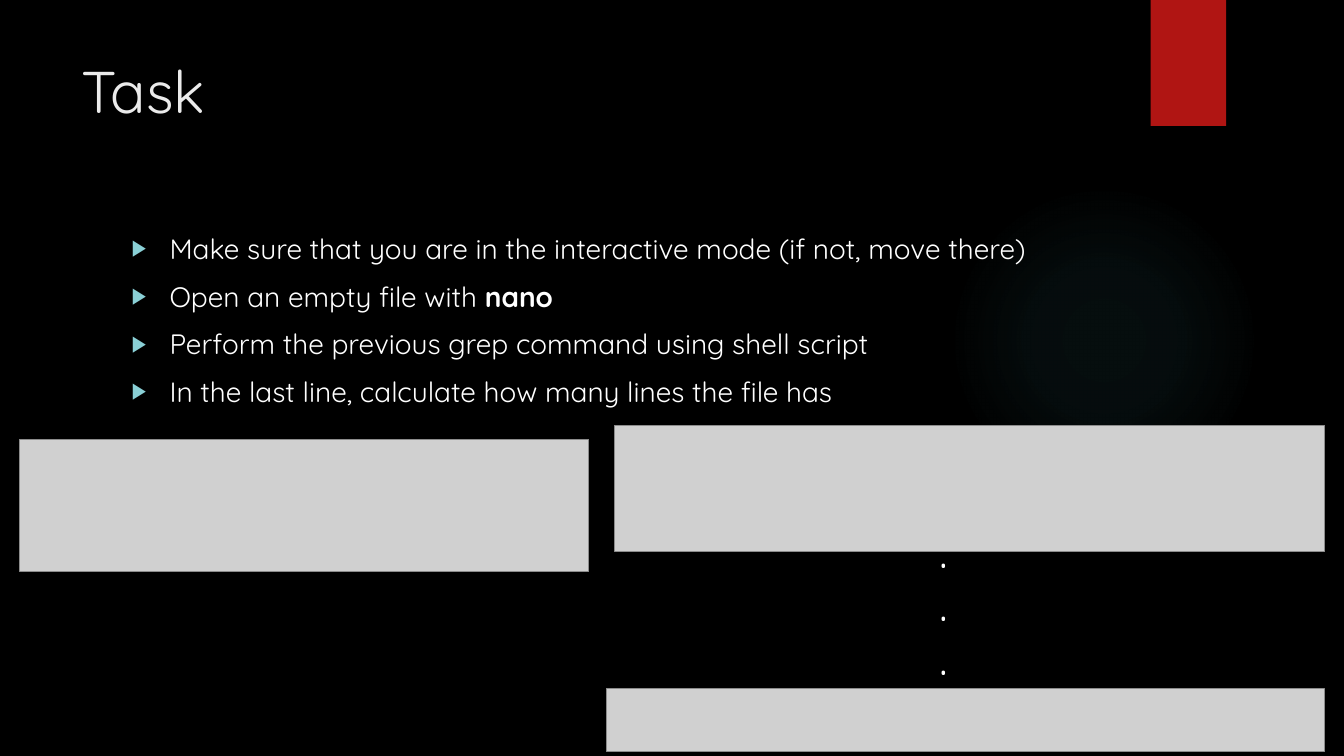
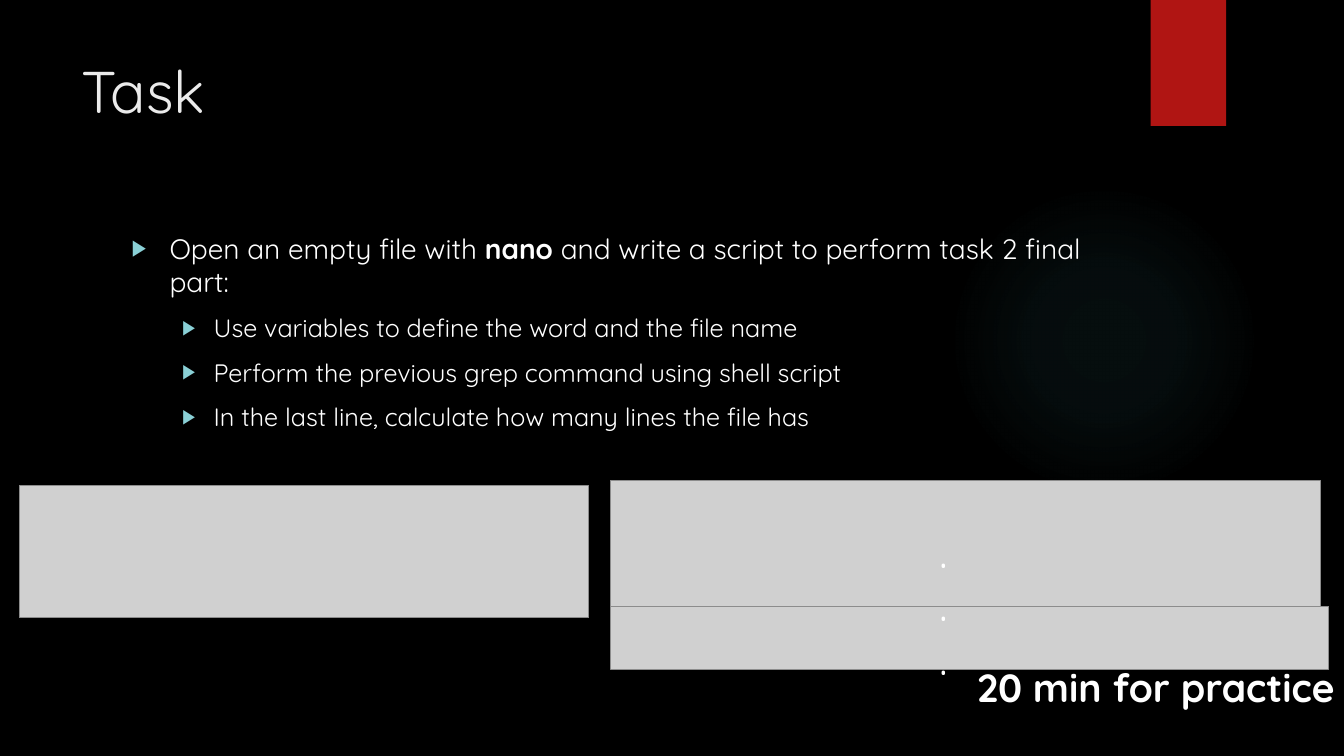
Before and after one commit to sysmedicine/KCLModule2_2021, a slide deck: slide 16 of Slides/IntroToLinux_Day2.pptx (slide 24 before the commit). Drawn at 1344x756 pixels with LibreOffice and Linux fonts; fonts in the diff are those of the drawing; grey boxes stand for pictures; background and template pictures are left out. Boxes give left, top, right and bottom in pixels: in the first picture for what was removed or moved away, otherwise in the second. Text is boxed around its words. In the diff, an @@ line names an element or a change of style, - is before the commit and + after.

```diff
--- a/Slides/IntroToLinux_Day2.pptx
+++ b/Slides/IntroToLinux_Day2.pptx
@@ text at bbox=[170, 238, 1080, 338]: text changed @@
-▶ Make sure that you are in the interactive mode (if not, move there)
-▶ Open an empty file with nano
+▶ Open an empty file with nano and write a script to perform task 2 final part:
+  ▶ Use variables to define the word and the file name
@@ text at bbox=[214, 363, 842, 431]: size 20 to 18 pt in "Perform the previous grep command using shell ...", "In the last line, calculate how many ..."; list level 1 to 2 in "Perform the previous grep command ..."; list level 1 to 2 in "In the last line, calculate ..." @@
@@ picture: place and size @@
-picture at bbox=[19, 440, 589, 572]
+picture at bbox=[19, 486, 589, 618]
@@ picture: place and size @@
-picture at bbox=[615, 425, 1325, 552]
+picture at bbox=[611, 480, 1321, 606]
@@ picture: place and size @@
-picture at bbox=[606, 689, 1325, 751]
+picture at bbox=[611, 607, 1330, 669]
@@ text added at bbox=[977, 661, 1335, 710], 28 pt, text #FFFFFF, bold @@
+20 min for practice
```
Also in this commit, not shown: 3 other slides changed, 11 slides added, 19 slides removed, 1 other file.
